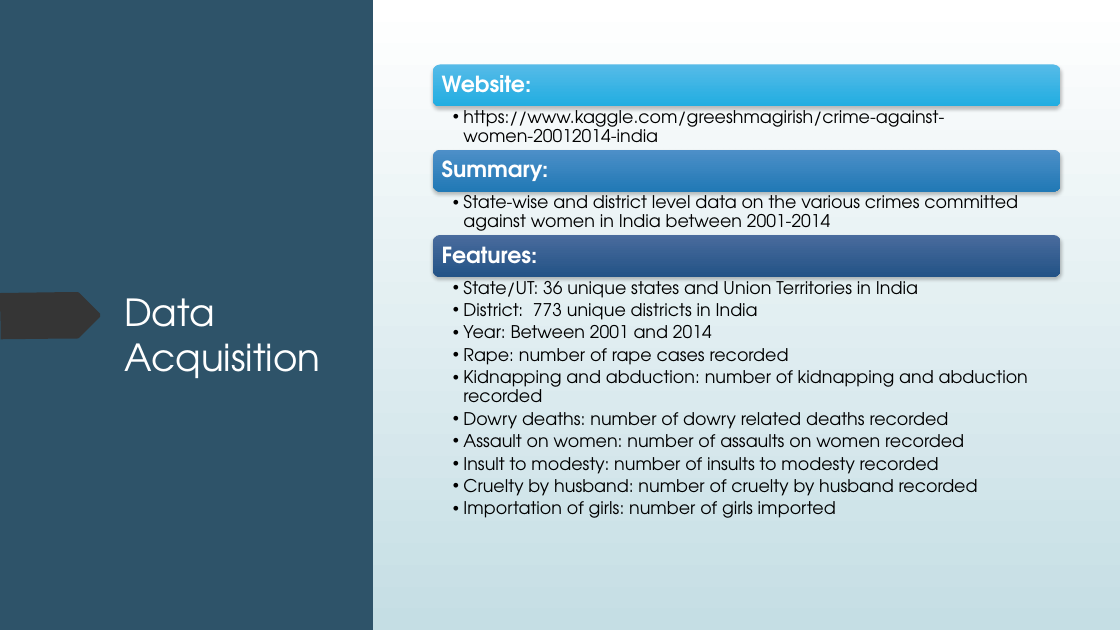
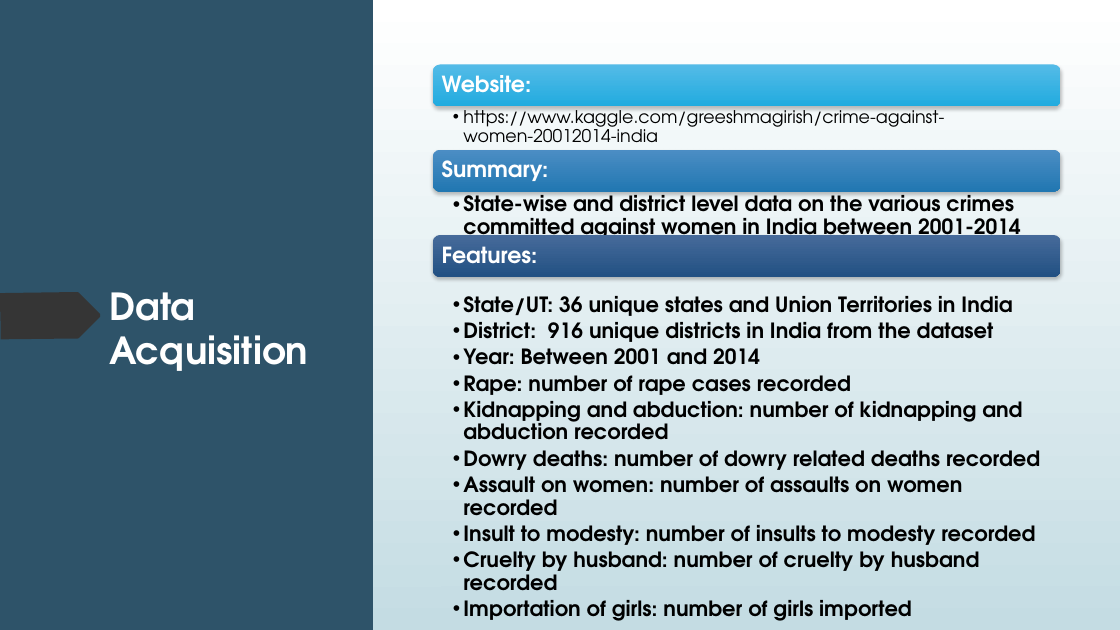
Before and after one commit to apacheteam/Crime-Against-Women-PP22-C623-APACHE-TEAM, a slide deck: slide 5 of PPT.pptx. Drawn at 1120x630 pixels with LibreOffice and Linux fonts; fonts in the diff are those of the drawing. Boxes give left, top, right and bottom in pixels: in the first picture for what was removed or moved away, otherwise in the second. Text is boxed around its words. In the diff, an @@ line names an element or a change of style, - is before the commit and + after.

```diff
--- a/PPT.pptx
+++ b/PPT.pptx
@@ background gradient #FFFFFF to #C5DEE5 to gradient #FFFFFF to #C4DCE3 @@
@@ rectangle at (440,0,1120,630): fill gradient #FFFFFF to #C5DEE5 to gradient #FFFFFF to #C4DCE3 @@
@@ text "State-wise and district level data ..." at (463,189,1021,243): size 15 to 18 pt, bold on; indent changed; less space between paragraphs @@
@@ rounded rectangle at (433,235,1060,277): fill gradient #496B9E to #235387 to gradient #466A9A to #225183; proportions changed @@
@@ text "Features:" at (442,246,538,263): less space between paragraphs @@
@@ title "Data Acquisition": place and size @@
-title "Data Acquisition" at (124,298,321,378)
+title "Data Acquisition" at (109,292,308,371)
@@ title "Data Acquisition" at (109,292,308,371): bold on @@
@@ text "State/UT: 36 unique states and ...": place and size @@
-text "State/UT: 36 unique states and ..." at (463,276,1028,518)
+text "State/UT: 36 unique states and ..." at (463,296,1040,621)
@@ text at (463,296,1040,621): size 15 to 18 pt, bold on in "State/UT: 36 unique states and Union Territories ...", "Year: Between 2001 and 2014", "Rape: number of rape cases recorded", "Kidnapping and abduction: number of kidnapping and ..." and 5 more places; indent changed; less space between paragraphs @@
@@ text at (463,315,994,342): text changed; size 15 to 18 pt; bold on @@
-  • District: 773 unique districts in India
+  • District: 916 unique districts in India from the dataset
```
Also in this commit, not shown: 4 other slides changed, 10 slides added, 9 slides removed, 4 other files.
